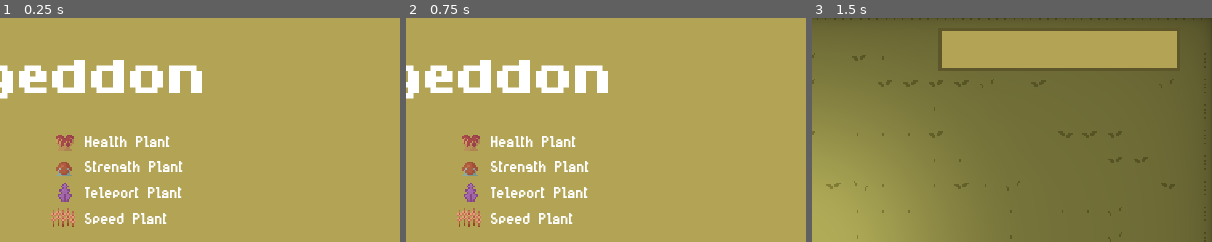
Above: before the commit, frames 1-3 (left to right).
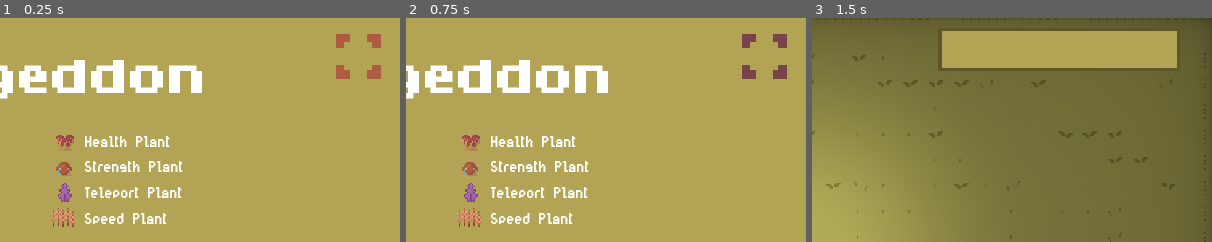
Above: after the commit, the same moments.

Repository: AJ08Coder/LudumDare52
Game: Godot game, scene res://UI/TitleScreen.tscn
The game is run twice, just before and just after one commit, with the same random seed, the same clock (stepped at 60 frames per second) and the same inputs.
Inputs (mouse positions are % of the whole screen's width and height, from its top left):
- Up to frame 1 (0.25 s): no input
- Up to frame 2 (0.75 s): click (95, 9) at 0.52 s
- Up to frame 3 (1.5 s): click "Play" at 1.25 s
The pictures show only the part of the screen within x 50-100%, y 0-50%; the shares and areas given below are measured in that part.

The runs differ from the first frame. In frame 1, 0.7% of the frame differs, in the area x 84-96%, y 7-28%; in frame 2, 0.7%; in frame 3, nothing differs.

Commit message:
Bug Fixes and polishing

Diff:
--- a/Characters/Enemy/Skeleton.gd
+++ b/Characters/Enemy/Skeleton.gd
@@ -38,9 +38,8 @@
 			buff_animation_player.play("Speed")
 		Global.crop_types.HEALTH:
 			if not health >= 100:
-				show_health_bar()
 				health += 10
-
+			show_health_bar()
 		Global.crop_types.TELEPORT:
 			instance_and_play_particle_at(global_position,Color(0.576471, 0.223529, 1))
 			self.global_position = Global.get_tele_pos()
--- a/Characters/Enemy/Zombie.gd
+++ b/Characters/Enemy/Zombie.gd
@@ -48,7 +48,7 @@
 		Global.crop_types.HEALTH:
 			if not health >= 100:
 				health += 10
-				show_health_bar()
+			show_health_bar()
 		Global.crop_types.TELEPORT:
 			instance_and_play_particle_at(global_position,Color(0.576471, 0.223529, 1))
 			self.global_position = Global.get_tele_pos()
--- a/Characters/Player/Player.gd
+++ b/Characters/Player/Player.gd
@@ -43,7 +43,7 @@
 	health -= amount
 	if health <= 0:
 		SoundManager.death.play()
-		emit_signal("game_over")
+		emit_signal("game_over", owner.viewday)
 	else:
 		emit_signal("health_changed", health)
 	hurt.play("Hurt")
--- /dev/null
+++ b/Enviroment/FullScreen.gd
@@ -0,0 +1,11 @@
+extends TextureButton
+
+
+
+
+
+func _on_FullScreen_toggled(button_pressed: bool) -> void:
+	if button_pressed == true:
+		OS.window_fullscreen = true
+	else:
+		OS.window_fullscreen = false
--- /dev/null
+++ b/Enviroment/HUD.gd
@@ -0,0 +1,11 @@
+extends CanvasLayer
+
+
+
+
+
+func _on_FullScreen_toggled(button_pressed: bool) -> void:
+	if button_pressed == true:
+		OS.window_fullscreen = true
+	else:
+		OS.window_fullscreen = false
--- a/Enviroment/World.gd
+++ b/Enviroment/World.gd
@@ -9,9 +9,9 @@
 var skeleton = preload("res://Characters/Enemy/Skeleton.tscn")
 var zombie = preload("res://Characters/Enemy/Zombie.tscn")
 onready var spawn_enemies = $GameLoop/SpawnEnemies
-var wave: Array = 		[5,10,16,30]
+var wave: Array = 		[5,10,16,30,35]
 			# amount of enemies
-var nightlength: Array = [15,30,50,60]
+var nightlength: Array = [15,30,50,60,60]
 export(NodePath) var player_path
 onready var player = get_node(player_path)
 onready var player_health_bar = $CanvasLayer/HBoxContainer/PlayerHealthBar
--- a/Enviroment/World.tscn
+++ b/Enviroment/World.tscn
@@ -420,9 +420,6 @@
 anchor_right = 1.0
 anchor_bottom = 1.0
 
-[node name="LoseScreen" parent="CanvasLayer" instance=ExtResource( 8 )]
-visible = false
-
 [node name="HBoxContainer" type="HBoxContainer" parent="CanvasLayer"]
 margin_top = 6.0
 margin_right = 500.0
@@ -470,6 +467,9 @@
 size_flags_horizontal = 3
 size_flags_stretch_ratio = 0.1
 
+[node name="LoseScreen" parent="CanvasLayer" instance=ExtResource( 8 )]
+visible = false
+
 [node name="TeleportReference" type="ReferenceRect" parent="."]
 margin_left = 21.0
 margin_top = 50.0
--- /dev/null
+++ b/UI/FullScreen.tscn
@@ -0,0 +1,22 @@
+[gd_scene load_steps=4 format=2]
+
+[ext_resource path="res://Enviroment/FullScreen.gd" type="Script" id=1]
+[ext_resource path="res://Art/fullscreenbtn2.png" type="Texture" id=2]
+[ext_resource path="res://Art/fullscreenbtn1.png" type="Texture" id=3]
+
+[node name="FullScreen" type="TextureButton"]
+anchor_left = 1.0
+anchor_top = 1.0
+anchor_right = 1.0
+anchor_bottom = 1.0
+margin_left = -37.0
+margin_top = -35.0
+margin_right = -16.0
+margin_bottom = -14.0
+toggle_mode = true
+texture_normal = ExtResource( 3 )
+texture_hover = ExtResource( 2 )
+expand = true
+script = ExtResource( 1 )
+
+[connection signal="toggled" from="." to="." method="_on_FullScreen_toggled"]
--- a/UI/LoseScreen.gd
+++ b/UI/LoseScreen.gd
@@ -22,7 +22,8 @@
 	get_tree().change_scene("res://UI/TitleScreen.tscn")
 
 
-func game_over():
+func game_over(days):
 	visible = true
 	get_tree().paused = true
 	$AnimationPlayer.play("Blur")
+	$Label.text = "You died after " + str(days) + " day/s"
--- a/UI/LoseScreen.tscn
+++ b/UI/LoseScreen.tscn
@@ -65,6 +65,13 @@
 anims/Blur = SubResource( 3 )
 anims/RESET = SubResource( 4 )
 
+[node name="Label" type="Label" parent="."]
+margin_left = 149.0
+margin_top = 61.73
+margin_right = 351.0
+margin_bottom = 87.73
+text = "You died after 7 days"
+
 [node name="CenterContainer" type="CenterContainer" parent="."]
 anchor_right = 1.0
 anchor_bottom = 1.0
@@ -75,7 +82,7 @@
 margin_right = 292.0
 margin_bottom = 187.0
 
-[node name="Label" type="Label" parent="CenterContainer/VBoxContainer"]
+[node name="Label2" type="Label" parent="CenterContainer/VBoxContainer"]
 margin_right = 84.0
 margin_bottom = 26.0
 text = "You suck!"
@@ -90,4 +97,4 @@
 margin_top = 64.0
 margin_right = 84.0
 margin_bottom = 94.0
-text = "Quit"
+text = "Menu"
--- a/UI/TitleScreen.tscn
+++ b/UI/TitleScreen.tscn
@@ -8,6 +8,7 @@
 [ext_resource path="res://UI/theme.tres" type="Theme" id=6]
 [ext_resource path="res://UI/TitleScreen.gd" type="Script" id=7]
 [ext_resource path="res://UI/Fonts/HopeGold.ttf" type="DynamicFontData" id=8]
+[ext_resource path="res://UI/FullScreen.tscn" type="PackedScene" id=9]
 
 [sub_resource type="DynamicFont" id=2]
 size = 55
@@ -137,3 +138,11 @@
 texture = ExtResource( 1 )
 vframes = 4
 frame = 3
+
+[node name="FullScreen" parent="." instance=ExtResource( 9 )]
+anchor_top = 0.0
+anchor_bottom = 0.0
+margin_left = -40.0
+margin_top = 10.0
+margin_right = -12.0
+margin_bottom = 38.0
Binary file changed: Art/arrow.png
Binary file added: Art/fullscreenbtn.ase
Binary file added: Art/fullscreenbtn.png
Not shown, added: Art/fullscreenbtn.png.import
Binary file added: Art/fullscreenbtn1.png
Not shown, added: Art/fullscreenbtn1.png.import
Binary file added: Art/fullscreenbtn2.png
Not shown, added: Art/fullscreenbtn2.png.import
Not shown: 1 places in UI/TitleScreen.tscn that only renumber resources
